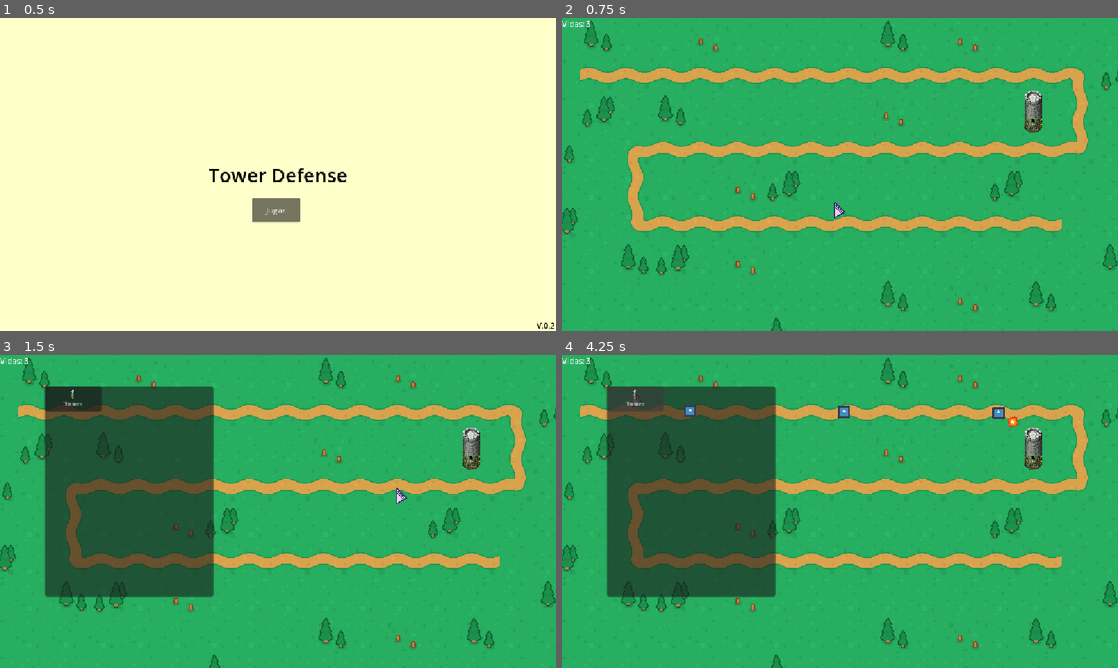
Above: before the commit, frames 1-4 (two rows, left to right).
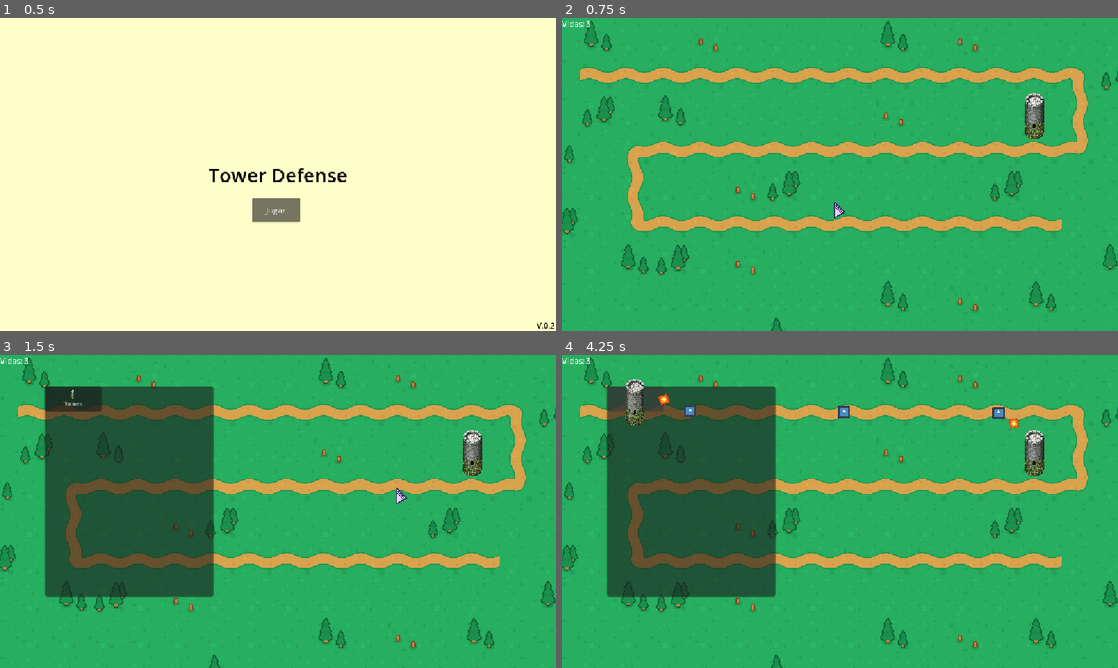
Above: after the commit, the same moments.

Repository: ntGeo/Godot_2
Game: Godot game, scene res://Scenes/menu_inicio.tscn
The game is run twice, just before and just after one commit, with the same random seed, the same clock (stepped at 60 frames per second) and the same inputs. The engine's default icon, where the game draws it, is replaced by a stand-in: a white triangle on a blue panel in a dark square.
Inputs (mouse positions are in pixels of both pictures, inside the frame that each line leads up to):
- Up to frame 1 (0.5 s): no input
- Up to frame 2 (0.75 s): click "Jugar" at 0.5 s
- Up to frame 3 (1.5 s): tap Enter at 1.25 s; move the mouse to (400, 495) at 1.27 s; tap Tab (Tab) at 1.35 s; click (400, 495) at 1.42 s
- Up to frame 4 (4.25 s): click "Tower" at 2 s; click "Tower" at 2.75 s; click "Tower" at 3.5 s

Frame 1 is identical in both runs. In frame 2, 0.4% of the frame differs, in the area x 83-87%, y 23-39%; in frame 3, 0.4%; in frame 4, 0.9%, in the area x 11-87%, y 7-39%.

Commit message:
Logica de contruir torres
ahora puedes presionar el boton para contruir la torre y agregarla en el mapa

Diff:
--- a/tower-defense/Assets/Scripts/mundo.gd
+++ b/tower-defense/Assets/Scripts/mundo.gd
@@ -21,3 +21,6 @@
 	#%Label.visible = true
 	#%Label.text = "You Lose"
 	#get_tree().paused = true  # freezes the whole game
+
+#click de menu
+#
--- a/tower-defense/Scenes/menu.gd
+++ b/tower-defense/Scenes/menu.gd
@@ -1,14 +1,24 @@
 extends Control
+var following_tower: Node2D = null  # persists across frames
+const  TORRE1 = preload("res://Scenes/torre1.tscn")
+#funcion para contruir la torre
 
-
-#funcion para contruir la torre
-func _on_tower_1_pressed() -> void:
-	pass
-	#selected_tower_scene = preload("res://Scenes/torre1.tscn")
 
 #inicia el juego sin poder ver el menu
 func _ready() -> void:
 	visible = false
+
+func _on_tower_1_pressed() -> void:
+		spawn_tower(TORRE1)
+		print('spawn tower1')
+
+func spawn_tower(tower_scene: PackedScene) -> void:
+	if following_tower:
+		following_tower.queue_free()  # remove any previous one first
+
+	following_tower = tower_scene.instantiate()
+	get_tree().current_scene.add_child(following_tower)
+
 
 #Al presionar tab sacar el menu de contruir
 func _process(delta: float) -> void:
@@ -19,3 +29,11 @@
 	elif Input.is_action_just_pressed("Tab") and visible == true:
 		print('menu')
 		visible = false
+
+	if following_tower:
+		following_tower.global_position = get_global_mouse_position()
+
+func _unhandled_input(event: InputEvent) -> void:
+	if event is InputEventMouseButton and event.pressed and event.button_index == MOUSE_BUTTON_LEFT:
+		if following_tower:
+			following_tower = null  # _process stops touching it, so it stays put
--- a/tower-defense/Scenes/mundo.tscn
+++ b/tower-defense/Scenes/mundo.tscn
@@ -89,7 +89,6 @@
 z_index = 1
 y_sort_enabled = true
 position = Vector2(356.5, -57.5)
-scale = Vector2(0.3, 0.3)
 
 [node name="Mapa" type="TileMapLayer" parent="." unique_id=1168250194]
 scale = Vector2(0.3, 0.3)
--- a/tower-defense/Scenes/torre1.tscn
+++ b/tower-defense/Scenes/torre1.tscn
@@ -4,7 +4,7 @@
 [ext_resource type="Texture2D" uid="uid://brdktplgpd4rw" path="res://Assets/Sprites/pngfind.com-rpg-maker-png-4137844.png" id="2_xhaud"]
 
 [sub_resource type="CircleShape2D" id="CircleShape2D_yeiif"]
-radius = 354.05084
+radius = 88.051125
 
 [sub_resource type="AtlasTexture" id="AtlasTexture_7yf1y"]
 atlas = ExtResource("2_xhaud")
@@ -26,14 +26,15 @@
 
 [node name="punto_disparo" type="Marker2D" parent="." unique_id=1428419452]
 unique_name_in_owner = true
-position = Vector2(-4, -55)
+position = Vector2(-0.565, -14.125)
 
 [node name="CollisionShape2D" type="CollisionShape2D" parent="." unique_id=357991440]
+position = Vector2(0.535, 0)
 shape = SubResource("CircleShape2D_yeiif")
 
 [node name="Sprite2D" type="AnimatedSprite2D" parent="CollisionShape2D" unique_id=595544725]
 position = Vector2(0.99999905, 7.000001)
-scale = Vector2(0.61278194, 0.61278194)
+scale = Vector2(0.2, 0.2)
 sprite_frames = SubResource("SpriteFrames_vnn0b")
 
 [node name="Timer" type="Timer" parent="." unique_id=1471064446]
